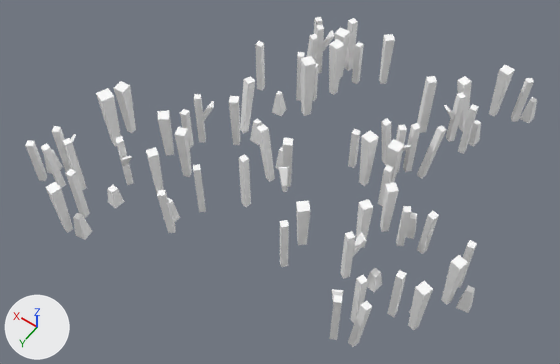
What one commit did to the glTF model assets/synty/simple_fantasy/models/SF_Env_Swamp_Preset_013.glb.
Both versions are drawn from a camera (50 mm lens) standing at (-0.0828, 0.1292, 0.1885) and looking at (0.0009, 0.012, 0.0043). Every picture has the same lights, and +X, +Y and +Z are marked at lower left.

In view in the first picture: 'SF_Env_Swamp_Preset_013'.
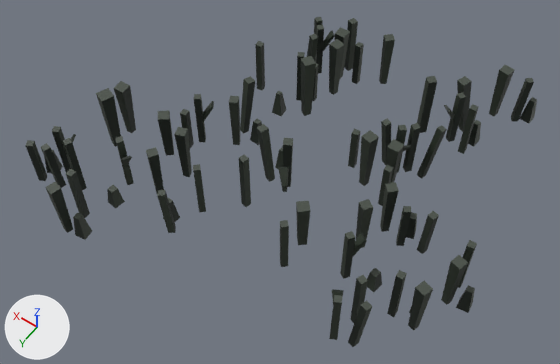
Pixel boxes (x1, y1, x2, y2) of what changed, in the pictures (560 x 364 px):
```json
{"object": "SF_Env_Swamp_Preset_013", "change": "surface changed", "before": [25, 17, 537, 347], "after": [25, 17, 537, 347], "on screen": "grey to black"}
```

The change, as JSON lines over the scene's bpy script:
```json
{"op": "add", "block": "img_undead_footman_01", "code": ["img_undead_footman_01 = load_image('Undead_Footman_01', '_unpacked/Undead_Footman_01', 512, 512, 'sRGB')"]}
{"op": "remove", "block": "mat_lambert1", "code": "mat_lambert1.base_color = (1.0, 1.0, 1.0)  # white #ffffff"}
{"op": "add", "block": "mat_lambert1", "code": "mat_lambert1.texture = img_undead_footman_01"}
```
